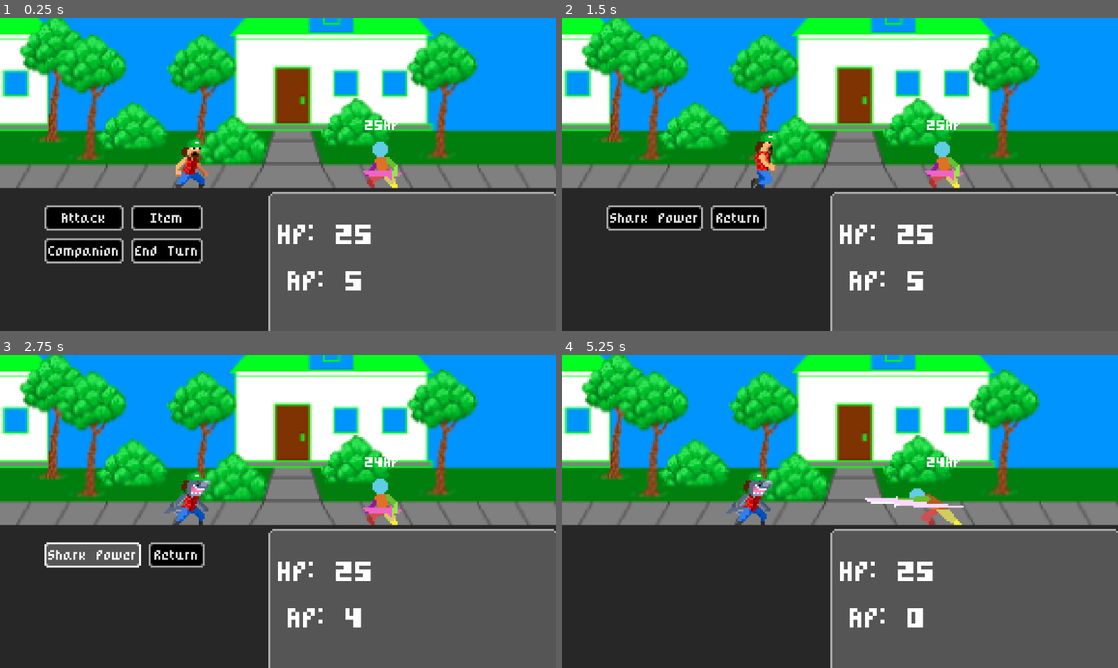
Above: before the commit, frames 1-4 (two rows, left to right).
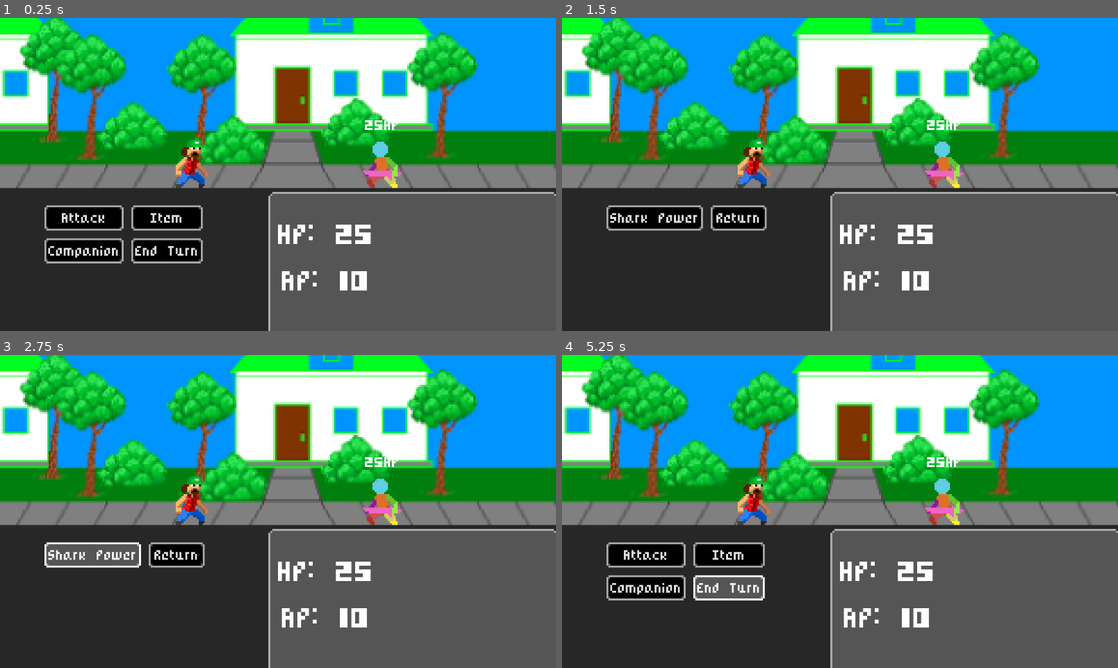
Above: after the commit, the same moments.

Repository: BenMcPherson/CMPT-230-Team-1
Game: Godot game, scene res://Scenes/combat.tscn
Same seed, same stepped clock (60 frames per second), same inputs: the game is played once before the commit and once after it. This scene is started directly instead of the project's main scene.
Inputs:
- Up to frame 1 (0.25 s): no input
- Up to frame 2 (1.5 s): click "Attack" at 0.5 s; click "Item" at 1.25 s
- Up to frame 3 (2.75 s): click "Shark Power" at 2 s
- Up to frame 4 (5.25 s): click "Return" at 2.75 s; click "Companion" at 3.5 s; click "End Turn" at 4.25 s; hold D (Move_Right) from 5.03 s (still down)

The runs differ from the first frame. In frame 1, 0.5% of the frame differs, in the area x 50-66%, y 80-88%; in frame 2, 1.3%; in frame 3, 1.0%; in frame 4, 6.2%, in the area x 8-73%, y 32-88%.
Error after the commit: Parse Error: Cannot assign a new value to a constant. (res://Scripts/Player_States.gd:49)

Commit message:
Added Battle_Units
A script node that will control access to PlayerStates and Enemy. Allowing for different enemies and player states to be switched and decoupled with ease

Diff:
--- /dev/null
+++ b/Battle_Units.gd
@@ -0,0 +1,5 @@
+extends Resource
+class_name Battle_Units
+
+var PlayerState = null
+var Enemy = null
--- /dev/null
+++ b/Resources/Battle_Units.tres
@@ -0,0 +1,6 @@
+[gd_resource type="Resource" script_class="Battle_Units" load_steps=2 format=3 uid="uid://dstg25kd0ej7u"]
+
+[ext_resource type="Script" path="res://Battle_Units.gd" id="1_vls5m"]
+
+[resource]
+script = ExtResource("1_vls5m")
--- a/Scenes/combat.tscn
+++ b/Scenes/combat.tscn
@@ -324,7 +324,7 @@
 sprite_frames = SubResource("SpriteFrames_bb7bs")
 animation = &"Idle"
 autoplay = "Idle"
-frame_progress = 0.561905
+frame_progress = 0.236427
 
 [node name="Enemy" parent="." instance=ExtResource("3_sp0yw")]
 position = Vector2(630, 317)
--- a/Scripts/Action_Button.gd
+++ b/Scripts/Action_Button.gd
@@ -1,5 +1,6 @@
 extends Button
 
+const Battle_Units = preload("res://Resources/Battle_Units.tres")
 
 func _on_pressed():
 	pass # Replace with function body.
--- a/Scripts/Enemy.gd
+++ b/Scripts/Enemy.gd
@@ -1,4 +1,6 @@
 extends Node2D
+
+const Battle_Units = preload("res://Resources/Battle_Units.tres")
 
 var hp = 25: set = set_hp
 
@@ -13,12 +15,18 @@
 	hp = new_hp
 	hp_label.text = str(hp) + 'HP'
 
-func attack(target) -> void:
+func _ready():
+	Battle_Units.Enemy = self
+
+func _exit_tree():
+	Battle_Units.Enemy = null
+
+func attack() -> void:
 	await(get_tree().create_timer(0.4).timeout)
 	animated_sprite_2d.play("Attack")
 	$SlashSFX.play()
 	await(animated_sprite_2d.animation_finished)
-	target.hp -= 3
+	Battle_Units.PlayerState.hp -= 4
 	animated_sprite_2d.play("Idle")
 	emit_signal("end_turn")
 
--- a/Scripts/Player_States.gd
+++ b/Scripts/Player_States.gd
@@ -1,4 +1,6 @@
 extends Node
+
+const Battle_Units = preload("res://Resources/Battle_Units.tres")
 
 ## Player Stats
 
@@ -42,3 +44,9 @@
 
 func set_def(value):
 	def = value
+
+func _ready():
+	Battle_Units.PlayerState = self
+
+func _exit_tree():
+	Battle_Units.PlayerState = null
--- a/Scripts/attack_action_button.gd
+++ b/Scripts/attack_action_button.gd
@@ -2,8 +2,8 @@
 
 func _on_pressed():
 	var main = get_tree().current_scene
-	var enemy = main.find_child("Enemy")
-	var player_states = main.find_child("Player_States")
+	var enemy = Battle_Units.Enemy
+	var player_states = Battle_Units.PlayerState
 	var player_animations = main.find_child("Player_Animations")
 
 	$CombatSFX/ClickedSFX.play()
--- a/Scripts/combat.gd
+++ b/Scripts/combat.gd
@@ -1,10 +1,10 @@
 extends Node
 
+const Battle_Units = preload("res://Resources/Battle_Units.tres")
+
 # Get instance from game
-@onready var enemy = $Enemy
 @onready var battle_action_buttons = $UI/BattleActionButtons
 @onready var player_animations = $Player/Player_Animations
-@onready var player_states = $Player_States
 @onready var message_state = $Message
 
 func _ready():
@@ -14,14 +14,16 @@
 
 func start_enemy_turn():
 	battle_action_buttons.hide() #Hide combat buttons
+	var enemy = Battle_Units.Enemy
 	if enemy != null: #Check if enemy exists
-		enemy.attack(player_states) #Run attack function
+		enemy.attack() #Run attack function
 		await(enemy.end_turn)
 	start_player_turn()
 
 
 func start_player_turn():
 	battle_action_buttons.show() #Show combat buttons
+	var player_states = Battle_Units.PlayerState
 	player_states.ap = player_states.max_ap #Reset Action points
 	await(player_states.end_turn) #Wait until action point equal zero
 	start_enemy_turn()
@@ -29,7 +31,6 @@
 #When enemy dies
 func _on_enemy_died():
 	battle_action_buttons.hide()
-	enemy = null
 
 # Easy Debug Exit
 func _input(_ev):
--- a/Scripts/companion_button.gd
+++ b/Scripts/companion_button.gd
@@ -2,8 +2,7 @@
 
 
 func _on_pressed():
-	var main = get_tree().current_scene
-	var player_states = main.find_child("Player_States")
+	var player_states = Battle_Units.PlayerState
 	if player_states != null:
 		player_states.hp += 5
 		player_states.ap -= 1
--- a/Scripts/end_turn_button.gd
+++ b/Scripts/end_turn_button.gd
@@ -2,8 +2,7 @@
 
 
 func _on_pressed():
-	var main = get_tree().current_scene
-	var player_states = main.find_child("Player_States")
+	var player_states = Battle_Units.PlayerState
 
 	if player_states != null:
 		player_states.ap -= player_states.ap
--- a/Scripts/power_up_button.gd
+++ b/Scripts/power_up_button.gd
@@ -3,7 +3,7 @@
 
 func _on_pressed():
 	var main = get_tree().current_scene
-	var player_states = main.find_child("Player_States")
+	var player_states = Battle_Units.PlayerState
 	var player_animations = main.find_child("Player_Animations")
 
 	if player_states != null:
